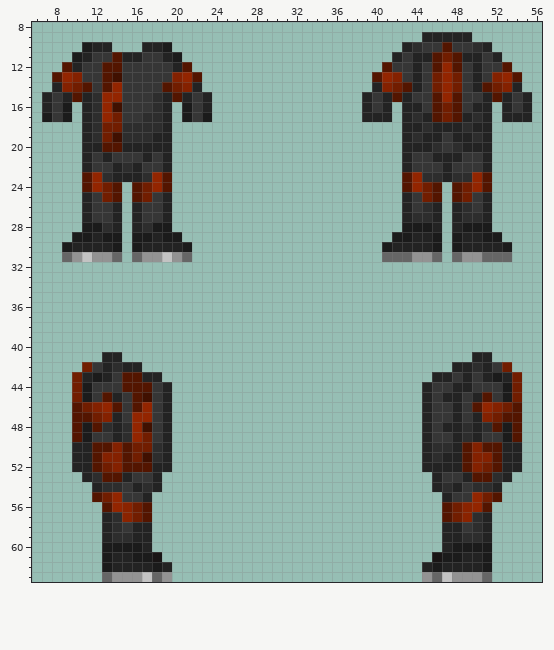
Two states of a pixel-art sprite, Resources/Textures/Clothing/Uniforms/Envirosuits/roboticist.rsi/equipped-INNERCLOTHING.png. Above is the file before it was changed.
The file is 64x64 pixels. Colours within 5 levels of each other are drawn and written as one. Shown: x 6..56, y 8..63.
Once edited:
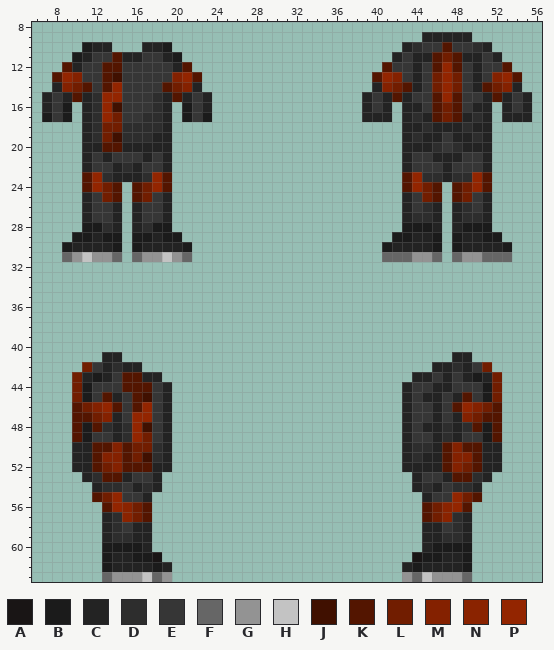
Palette (. is transparent): A #191515  B #1b1b1b  C #232323  D #2d2d2d  E #363636  F #666666  G #939393  H #c3c3c3  J #401000  K #531500  L #711d00  M #842100  N #8a2300  P #932500
Log entry: add zookeeper outfit + fix roboticist outfit sprite
Diff:
@@ x 41..56 @@
 40 ................
-41 .........CC.....
-42 .......CCDCEL...
-43 .....CCECECBCL..
-44 ....CEECCEEEBL..
-45 ....CECCECKEBL..
-46 ....CEECEKPMLK..
-47 ....CEECECMLKK..
-48 ....CECCDCDKBK..
-49 ....CEECDCEEBK..
-50 ....CDDCKMKKCC..
-51 ....CDCCKMMKCC..
-52 ....CCCCKMLKCC..
-53 .....CEECKKDC...
-54 .....CDCEDDC....
-55 ......CEEPLK....
-56 ......KLNPK.....
-57 ......KLNDC.....
-58 ......CCEDC.....
-59 ......CCDDC.....
-60 ......CBBBB.....
-61 .....ABBCCB.....
-62 ....CBCCCCB.....
-63 ....GFHGGGF.....
+41 .......CC.......
+42 .....CCDCEL.....
+43 ...CCECECBCL....
+44 ..CEECCEEEBL....
+45 ..CECCECKEBL....
+46 ..CEECEKPMLK....
+47 ..CEECECMLKK....
+48 ..CECCDCDKBK....
+49 ..CEECDCEEBK....
+50 ..CDDCKMKKCC....
+51 ..CDCCKMMKCC....
+52 ..CCCCKMLKCC....
+53 ...CEECKKDC.....
+54 ...CDCEDDC......
+55 ....CEEPLK......
+56 ....KLNPK.......
+57 ....KLNDC.......
+58 ....CCEDC.......
+59 ....CCDDC.......
+60 ....CBBBB.......
+61 ...ABBCCB.......
+62 ..CBCCCCB.......
+63 ..GFHGGGF.......
Where, in picture pixels (left, top, right, bottom), the same in both pictures:
changed: (402, 352, 522, 582)
